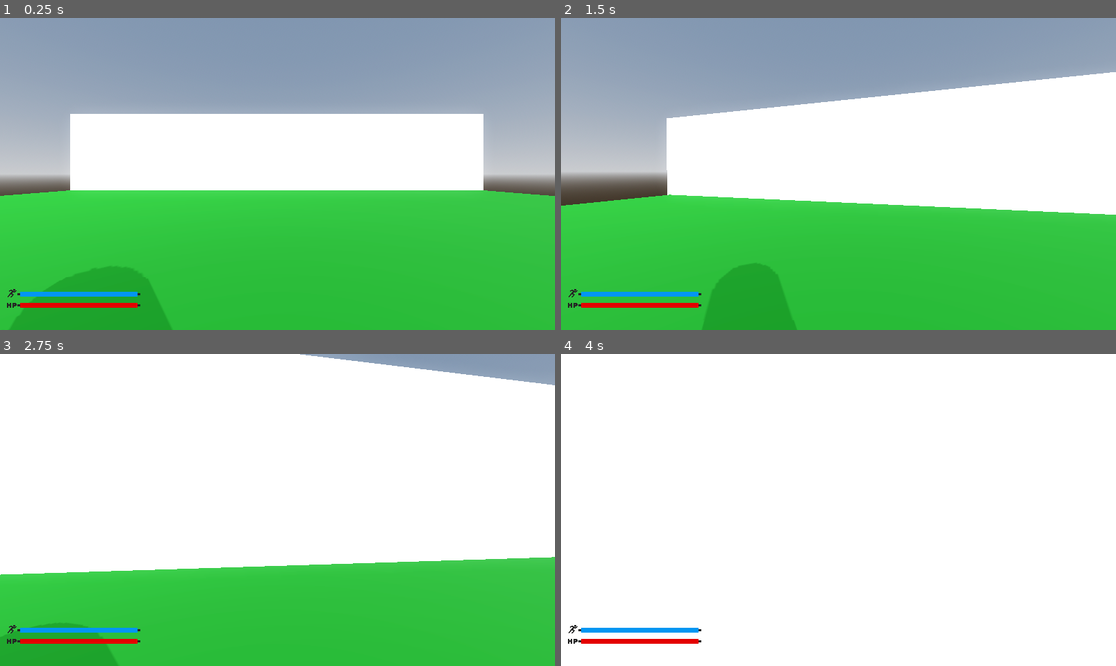
Above: before the commit, frames 1-4 (two rows, left to right).
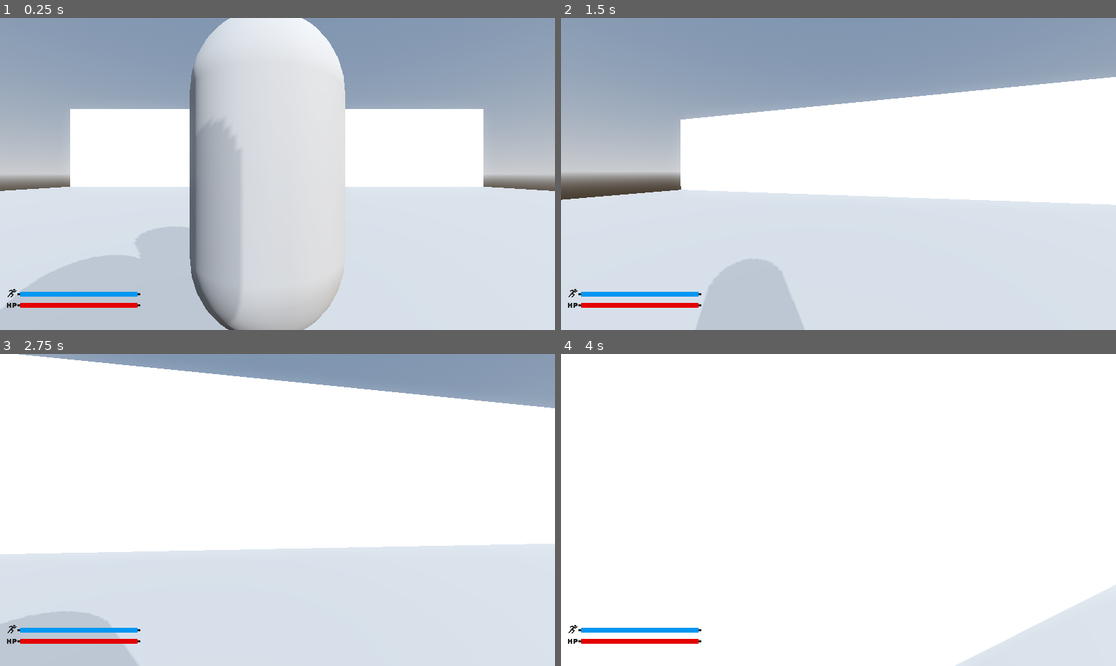
Above: after the commit, the same moments.

Repository: boltnzl/project-override
Game: Godot game, scene res://level.tscn
The game is run twice, just before and just after one commit, with the same random seed, the same clock (stepped at 60 frames per second) and the same inputs.
Inputs (mouse positions are in pixels of both pictures, inside the frame that each line leads up to):
- Up to frame 1 (0.25 s): no input
- Up to frame 2 (1.5 s): move the mouse to (866, 174) at 0.52 s; hold Shift (sprint) 0.53-1.28 s; hold W (up) from 0.53 s (still down); tap Space (jump) at 0.77 s; move the mouse to (810, 174) at 1.27 s; tap Shift (sprint) at 1.35 s
- Up to frame 3 (2.75 s): keep holding W (up); tap Space (jump) at 1.52 s; move the mouse to (288, 503) at 2.02 s; hold Shift (sprint) from 2.03 s (still down)
- Up to frame 4 (4 s): keep holding W (up); move the mouse to (832, 516) at 2.77 s; release Shift (sprint) at 2.78 s; tap Shift (sprint) at 2.85 s; tap Space (jump) at 3.02, 3.77 s; move the mouse to (877, 513) at 3.52 s; hold Shift (sprint) from 3.53 s (still down)

The runs differ from the first frame. In frame 1, 60% of the frame differs, in the area x 0-100%, y 0-100%; in frame 2, 44%; in frame 3, 43%; in frame 4, 3.8%.
Error before the commit: Attempt to call function 'get_next_path_position' in base 'null instance' on a null instance. (res://enemy.gd:14)

Commit message:
Fixed Enemy + Basic Enemy movement done

Diff:
--- a/enemy.gd
+++ b/enemy.gd
@@ -1,22 +1,22 @@
 extends CharacterBody3D
 
+var player = null
 
-@onready var area = $NavigationRegion3D
-var speed = 10.0
-var gravity = 5
+const speed = 5.0
+@export var player_path : NodePath
+@onready var pathfinder = $NavigationAgent3D
+
+
+func _ready() -> void:
+	player = get_node(player_path)
 
 
 func _process(delta: float) -> void:
-	if not is_on_floor():
-		velocity.y -= gravity * delta
-	else:
-		velocity.y -= 2
-	var position1 = area.get_next_path_position()
-	var position2 = global_transform.origin
-	var velocity2 = (position1 - position2).normalized() * speed
+	velocity = Vector3.ZERO
+	pathfinder.set_target_position(player.global_transform.origin)
+	var nextpathfinder = pathfinder.get_next_path_position()
+	velocity = (nextpathfinder - global_transform.origin).normalized() * speed
 
-	velocity = velocity.move_toward(velocity2, 0.25)
+	look_at(Vector3(player.global_position.x, global_position.y, player.global_position.z), Vector3.UP)
+
 	move_and_slide()
-
-func target_position(target):
-	area.position2 = target
--- a/enemy.tscn
+++ b/enemy.tscn
@@ -2,19 +2,21 @@
 
 [ext_resource type="Script" uid="uid://byjlx8dqsxbjc" path="res://enemy.gd" id="1_7k104"]
 
-[sub_resource type="CapsuleShape3D" id="CapsuleShape3D_7xaro"]
+[sub_resource type="CapsuleShape3D" id="CapsuleShape3D_7k104"]
 
-[sub_resource type="CapsuleMesh" id="CapsuleMesh_7k104"]
+[sub_resource type="CapsuleMesh" id="CapsuleMesh_4gyqm"]
 
-[node name="Enemy" type="Node3D"]
-
-[node name="Body" type="CharacterBody3D" parent="."]
+[node name="Enemy" type="CharacterBody3D"]
 transform = Transform3D(4, 0, 0, 0, 4, 0, 0, 0, 4, 0, 0, 0)
 script = ExtResource("1_7k104")
 
-[node name="CollisionShape3D" type="CollisionShape3D" parent="Body"]
-shape = SubResource("CapsuleShape3D_7xaro")
+[node name="CollisionShape3D" type="CollisionShape3D" parent="."]
+transform = Transform3D(0.997687, 0, 0, 0, 0.997687, 0, 0, 0, 0.997687, 0, 0, 0)
+shape = SubResource("CapsuleShape3D_7k104")
 
-[node name="MeshInstance3D" type="MeshInstance3D" parent="Body"]
-mesh = SubResource("CapsuleMesh_7k104")
+[node name="MeshInstance3D" type="MeshInstance3D" parent="."]
+transform = Transform3D(0.997687, 0, 0, 0, 0.997687, 0, 0, 0, 0.997687, 0, 0, 0)
+mesh = SubResource("CapsuleMesh_4gyqm")
 skeleton = NodePath("../CollisionShape3D")
+
+[node name="NavigationAgent3D" type="NavigationAgent3D" parent="."]
--- a/level.tscn
+++ b/level.tscn
@@ -25,14 +25,6 @@
 [sub_resource type="ConcavePolygonShape3D" id="ConcavePolygonShape3D_1ainy"]
 data = PackedVector3Array(0, 1, 0, 0, 1, 0, 0, 0.9924, -0.0868, 0, 1, 0, -0.0085, 0.9924, -0.0864, 0, 0.9924, -0.0868,  …(245690 unchanged characters)…
 
-[sub_resource type="BoxMesh" id="BoxMesh_vonw3"]
-
-[sub_resource type="StandardMaterial3D" id="StandardMaterial3D_u52ul"]
-albedo_color = Color(0, 0.427451, 0.0431373, 1)
-
-[sub_resource type="BoxShape3D" id="BoxShape3D_u52ul"]
-size = Vector3(3.24017, 1, 3.24194)
-
 [sub_resource type="BoxShape3D" id="BoxShape3D_vonw3"]
 
 [sub_resource type="BoxMesh" id="BoxMesh_oi3di"]
@@ -54,11 +46,13 @@
 [sub_resource type="StyleBoxFlat" id="StyleBoxFlat_f2txt"]
 bg_color = Color(0.0117647, 0.588235, 0.94902, 1)
 
-[sub_resource type="NavigationMesh" id="NavigationMesh_n6hdu"]
+[sub_resource type="NavigationMesh" id="NavigationMesh_1ainy"]
+vertices = PackedVector3Array(-64.754, 0.487295, -63.729, -64.754, 0.487295, 63.771, 64.746, 0.487295, 63.771, 64.746, 0.487295, -63.729)
+polygons = [PackedInt32Array(3, 2, 0), PackedInt32Array(0, 2, 1)]
 
-[sub_resource type="PhysicsMaterial" id="PhysicsMaterial_km5ld"]
+[sub_resource type="BoxShape3D" id="BoxShape3D_n6hdu"]
 
-[sub_resource type="BoxShape3D" id="BoxShape3D_i2t4f"]
+[sub_resource type="BoxMesh" id="BoxMesh_km5ld"]
 
 [node name="Level" type="Node3D"]
 script = ExtResource("1_1ainy")
@@ -67,7 +61,7 @@
 environment = SubResource("Environment_0b4ue")
 
 [node name="Player" type="CharacterBody3D" parent="."]
-transform = Transform3D(4, 0, 0, 0, 4, 0, 0, 0, 4, 0, 6.26065, 0)
+transform = Transform3D(4, 0, 0, 0, 4, 0, 0, 0, 4, 0, 4.04403, 0)
 script = ExtResource("1_u52ul")
 
 [node name="MeshInstance3D" type="MeshInstance3D" parent="Player"]
@@ -81,18 +75,6 @@
 
 [node name="Camera3D" type="Camera3D" parent="Player/Pivot"]
 transform = Transform3D(1, 0, 0, 0, 1, 0, 0, 0, 1, 0.00566483, 0, 0.00775456)
-
-[node name="StaticBody3D" type="StaticBody3D" parent="."]
-transform = Transform3D(39.6577, 0, 0, 0, 1, 0, 0, 0, 39.6577, 0, 0, 0)
-
-[node name="MeshInstance3D" type="MeshInstance3D" parent="StaticBody3D"]
-transform = Transform3D(3.24534, 0, 0, 0, 1, 0, 0, 0, 3.24534, 0, 0, 0)
-mesh = SubResource("BoxMesh_vonw3")
-surface_material_override/0 = SubResource("StandardMaterial3D_u52ul")
-
-[node name="CollisionShape3D" type="CollisionShape3D" parent="StaticBody3D"]
-transform = Transform3D(1, 0, 0, 0, 1, 0, 0, 0, 1, 0.00869751, 0, -0.000366209)
-shape = SubResource("BoxShape3D_u52ul")
 
 [node name="StaticBody3D2" type="StaticBody3D" parent="."]
 transform = Transform3D(130.945, 0, 0, 0, 25.2586, 0, 0, 0, 1.01034, 0, 12, -64.8611)
@@ -186,19 +168,19 @@
 scale = Vector2(0.4, 0.4)
 texture = ExtResource("3_oi3di")
 
-[node name="Enemy" parent="." groups=["enemy"] instance=ExtResource("5_f2txt")]
-transform = Transform3D(1, 0, 0, 0, 1, 0, 0, 0, 1, 0, 5, 4)
-
 [node name="NavigationRegion3D" type="NavigationRegion3D" parent="."]
-transform = Transform3D(127.617, 0, 0, 0, 2.88219, 0, 0, 0, 125.708, 0, 0, 0)
-navigation_mesh = SubResource("NavigationMesh_n6hdu")
+transform = Transform3D(1, 0, 0, 0, 8.12844, 0, 0, 0, 1, 0, 0, 0)
+navigation_mesh = SubResource("NavigationMesh_1ainy")
 
 [node name="StaticBody3D" type="StaticBody3D" parent="NavigationRegion3D"]
-transform = Transform3D(1.00681, 0, 0, 0, 1.00681, 0, 0, 0, 1.00681, 0, 0, 0)
-physics_material_override = SubResource("PhysicsMaterial_km5ld")
+transform = Transform3D(130.508, 0, 0, 0, 0.0254101, 0, 0, 0, 128.458, 0, 0, 0)
 
 [node name="CollisionShape3D" type="CollisionShape3D" parent="NavigationRegion3D/StaticBody3D"]
-transform = Transform3D(1, 0, 0, 0, 1, 0, 0, 0, 1, 0, 0, 0)
-shape = SubResource("BoxShape3D_i2t4f")
+shape = SubResource("BoxShape3D_n6hdu")
 
 [node name="MeshInstance3D" type="MeshInstance3D" parent="NavigationRegion3D/StaticBody3D"]
+mesh = SubResource("BoxMesh_km5ld")
+
+[node name="Enemy" parent="." instance=ExtResource("5_f2txt")]
+transform = Transform3D(4, 0, 0, 0, 4, 0, 0, 0, 4, 0, 4.09746, -6.84672)
+player_path = NodePath("../Player")
Not shown: 1 places in level.tscn that only renumber resources
